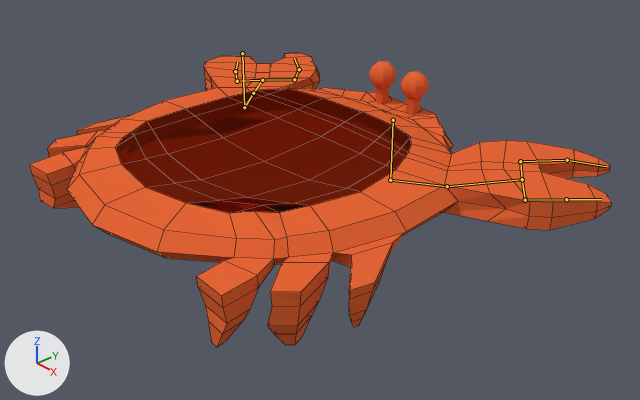
The Blender file 01-Models/animals/krabbeRIG.blend, before and after one commit.
The view is the same before and after, from a camera (50 mm lens) standing at (10.08, -8.1, 5.95) and looking at (0.66, 0.46, -0.63). Every picture has the same lights, and +X, +Y and +Z are marked at lower left. The bones that bend it are drawn over the model as lines. Mesh edges are drawn as thin lines on the coarser meshes.
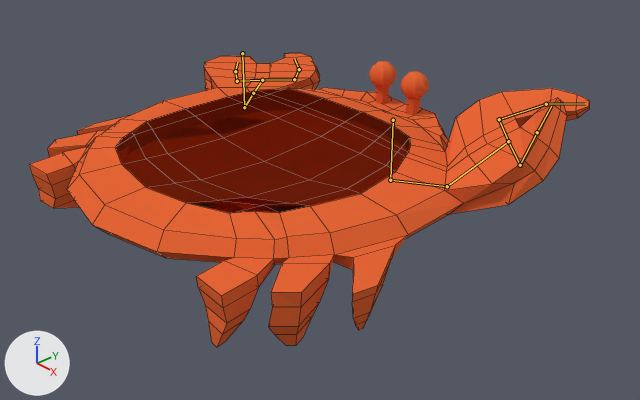
The newer file adds an action. The first version stands in its rest pose; the second is drawn at frame 480 of the action 'Armature.001Action'.

What the commit changed:
Bone 'Bone.002' (bone_bone_002) turns from (0, 0, 0) to (-32, 4, -10) degrees about its own x, y and z.
Bone 'Bone.004' (bone_bone_004) turns from (0, 0, 0) to (9, 10, 18) degrees about its own x, y and z.
Bone 'Bone.008' (bone_bone_008) turns from (0, 0, 0) to (-9, -25, -32) degrees about its own x, y and z.

Pixel boxes [x1, y1, x2, y2] of what changed, in the pictures (640 x 400 px):
'Cube', posed: before [29, 53, 611, 347]; after [29, 53, 589, 347]
bone 'Bone.002', root to tip: before (447, 186) to (522, 179); after (447, 186) to (508, 141)
bone 'Bone.004', root to tip: before (520, 161) to (567, 160); after (499, 119) to (546, 104)
bone 'Bone.008', root to tip: before (525, 200) to (566, 199); after (520, 165) to (537, 132)
